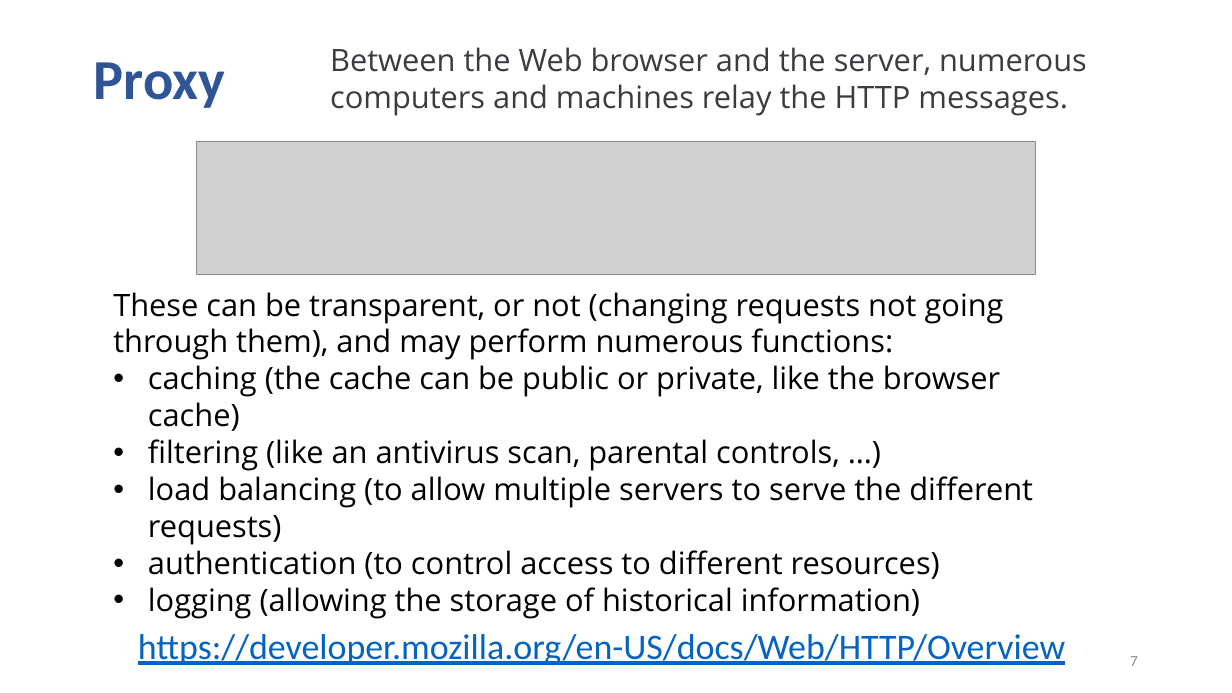
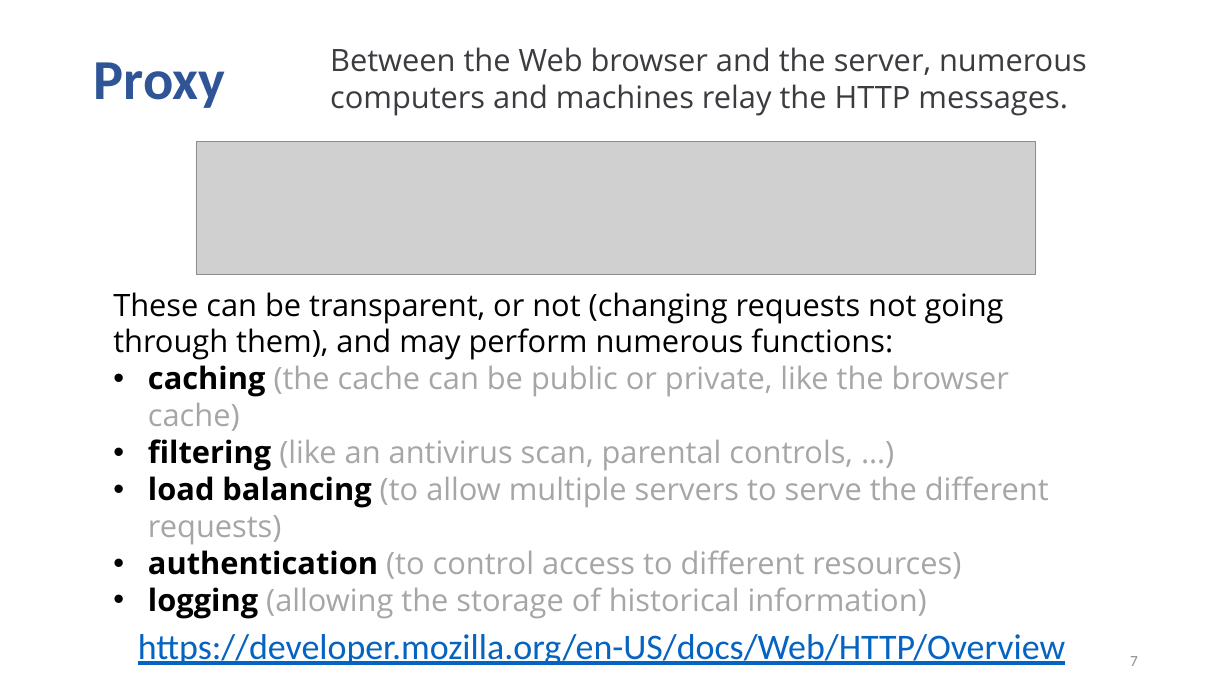
Before and after one commit to guillaumechervet/course.rest, a slide deck: slide 7 of documentations/3 - Web Services partie REST.pptx. Drawn at 1232x693 pixels with LibreOffice and Linux fonts; fonts in the diff are those of the drawing; grey boxes stand for pictures. Boxes give left, top, right and bottom in pixels: in the first picture for what was removed or moved away, otherwise in the second. Text is boxed around its words. In the diff, an @@ line names an element or a change of style, - is before the commit and + after.

```diff
--- a/documentations/3 - Web Services partie REST.pptx
+++ b/documentations/3 - Web Services partie REST.pptx
@@ text at (x1=148, y1=365, x2=1049, y2=619): text colour #000000 to #A6A6A6 in "(the cache can be public or private, ...", "(like an antivirus scan, parental controls, …)", "(to allow multiple servers to serve the ...", "(to control access to different resources)" and 1 more places; bold on in "caching", "filtering", "load balancing", "authentication" and 1 more places @@
```
Also in this commit, not shown: 10 other slides changed, 4 slides added, 7 other files.
